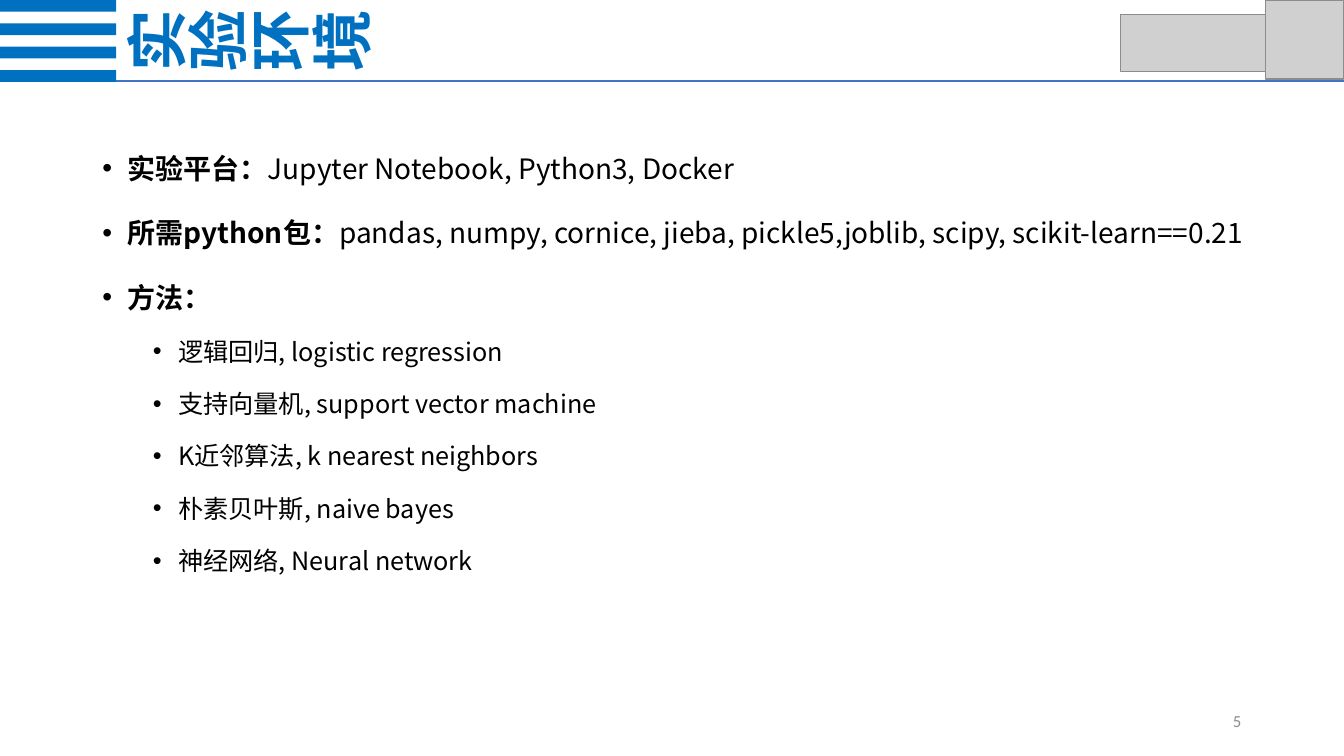
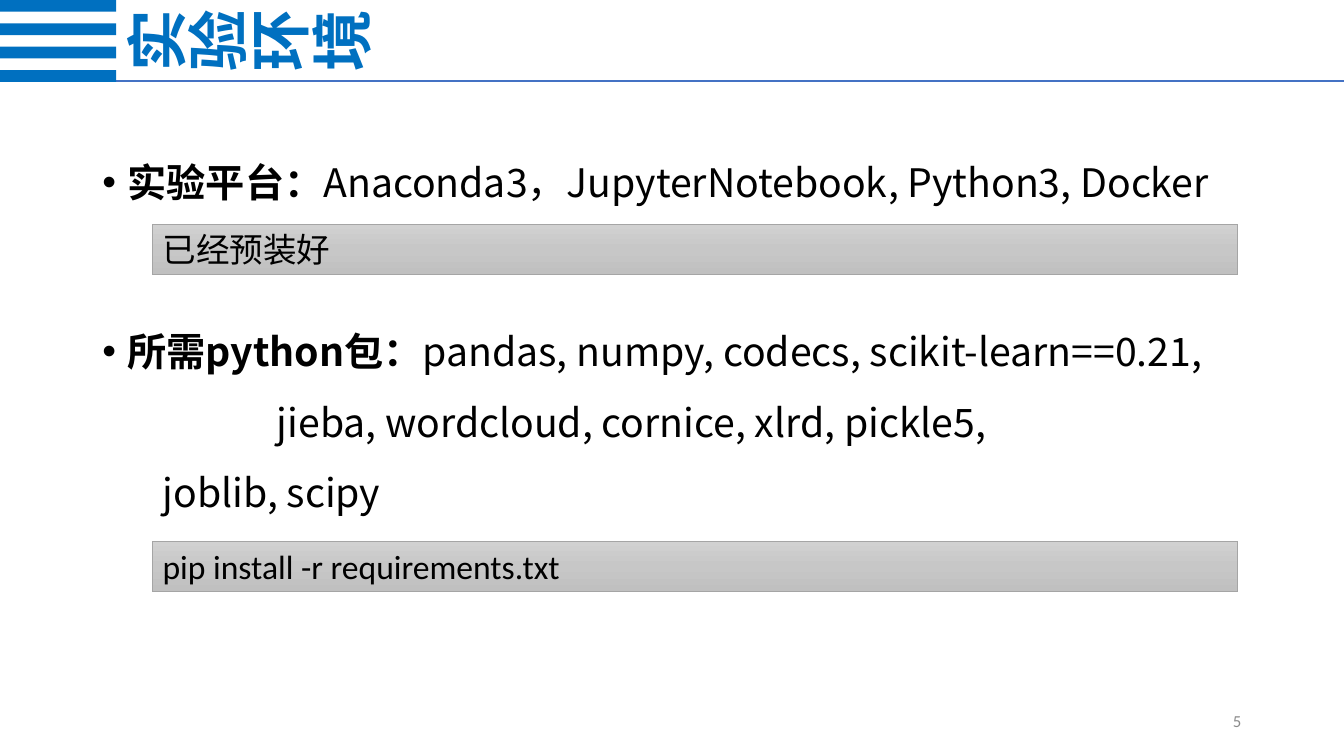
Before and after one commit to zonghui0228/Chinese-Medical-Text-Classification, a slide deck: slide 5 of Chinese_Medical_Text_Classification.pptx. Drawn at 1344x756 pixels with LibreOffice and Linux fonts; fonts in the diff are those of the drawing; grey boxes stand for pictures. Boxes give left, top, right and bottom in pixels: in the first picture for what was removed or moved away, otherwise in the second. Text is boxed around its words. In the diff, an @@ line names an element or a change of style, - is before the commit and + after.

```diff
--- a/Chinese_Medical_Text_Classification.pptx
+++ b/Chinese_Medical_Text_Classification.pptx
@@ picture removed at (1121,14,1270,72) @@
@@ picture removed at (1266,1,1344,80) @@
@@ text at (128,163,1208,517): text changed; size 20 to 28 pt @@
-• 实验平台：Jupyter Notebook, Python3, Docker
-• 所需python包：pandas, numpy, cornice, jieba, pickle5,joblib, scipy, scikit-learn==0.21
-• 方法：
-  • 逻辑回归, logistic regression
-  • 支持向量机, support vector machine
-  • K近邻算法, k nearest neighbors
-  • 朴素贝叶斯, naive bayes
-  • 神经网络, Neural network
+• 实验平台：Anaconda3，JupyterNotebook, Python3, Docker
+• 所需python包：pandas, numpy, codecs, scikit-learn==0.21, jieba, wordcloud, cornice, xlrd, pickle5, joblib, scipy
@@ rectangle added at (153,225,1238,274), fill gradient #D2D2D2 to #C8C8C8 to #C0C0C0, outline #A5A5A5 0.5 pt, 24 pt, text #000000 @@
+已经预装好
@@ rectangle added at (153,541,1238,591), fill gradient #D2D2D2 to #C8C8C8 to #C0C0C0, outline #A5A5A5 0.5 pt, 24 pt, text #000000 @@
+pip install -r requirements.txt
```
Also in this commit, not shown: 7 other slides changed, 3 slides removed, 1 other file.
